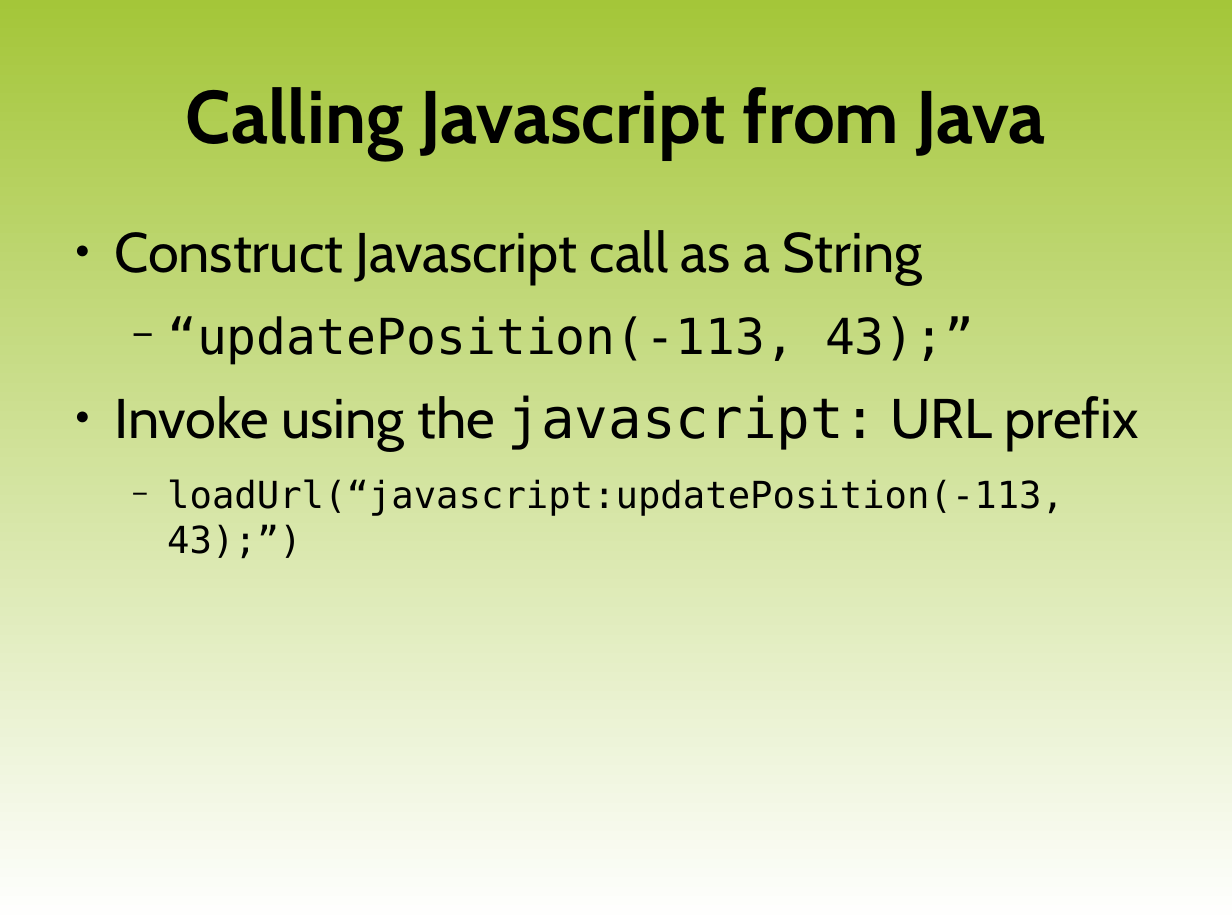
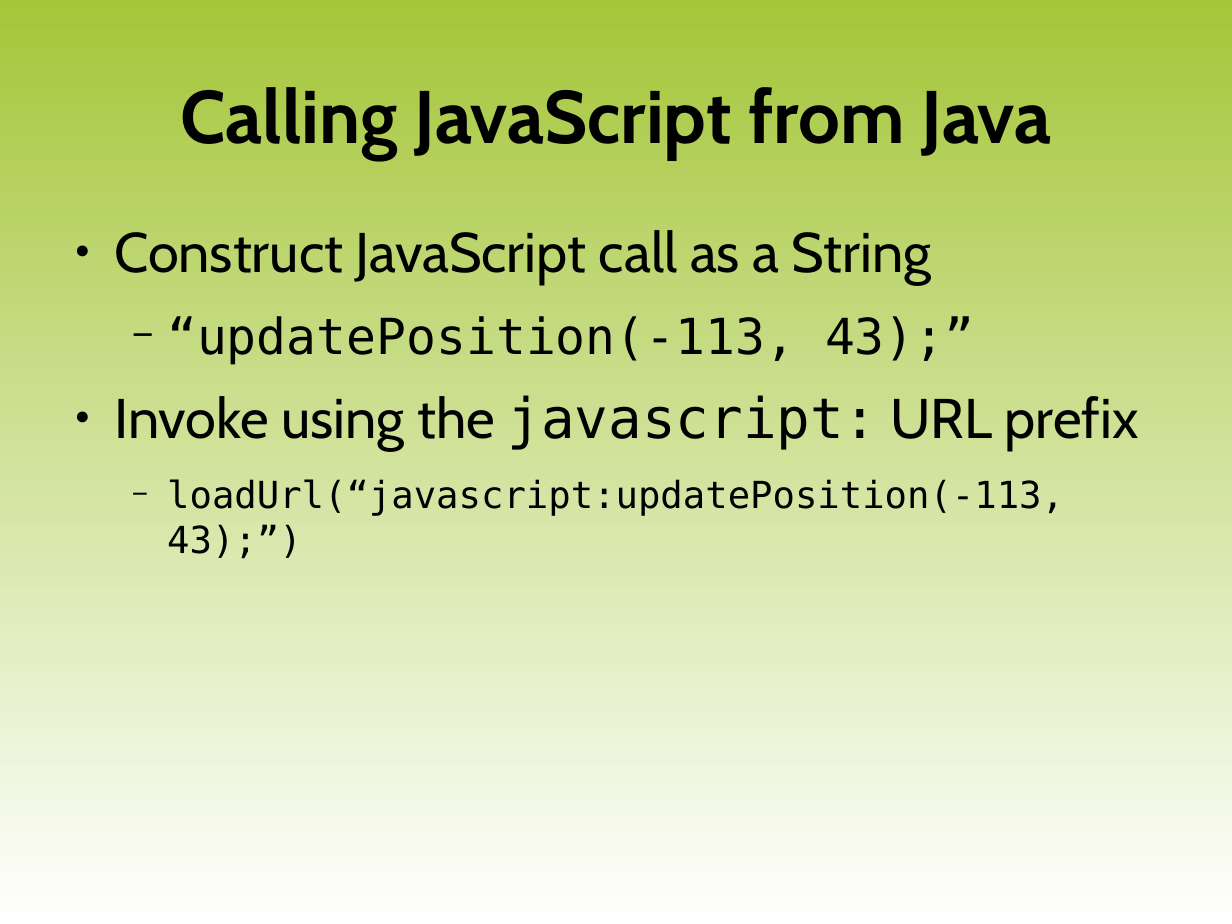
Before and after one commit to luigi-agosti/cw-courseware, a slide deck: slide 13 of XX-WebKit.odp (slide 8 before the commit). Drawn at 1232x924 pixels with LibreOffice and Linux fonts; fonts in the diff are those of the drawing; background and template pictures are left out. Boxes give left, top, right and bottom in pixels: in the first picture for what was removed or moved away, otherwise in the second. Text is boxed around its words. In the diff, an @@ line names an element or a change of style, - is before the commit and + after.

```diff
--- a/XX-WebKit.odp
+++ b/XX-WebKit.odp
@@ title at box(180, 87, 1052, 160): text changed @@
-Calling Javascript from Java
+Calling JavaScript from Java
@@ text at box(114, 230, 931, 284): text changed @@
-● Construct Javascript call as a String
+● Construct JavaScript call as a String
```
Also in this commit, not shown: 4 other slides changed, 5 slides added.
